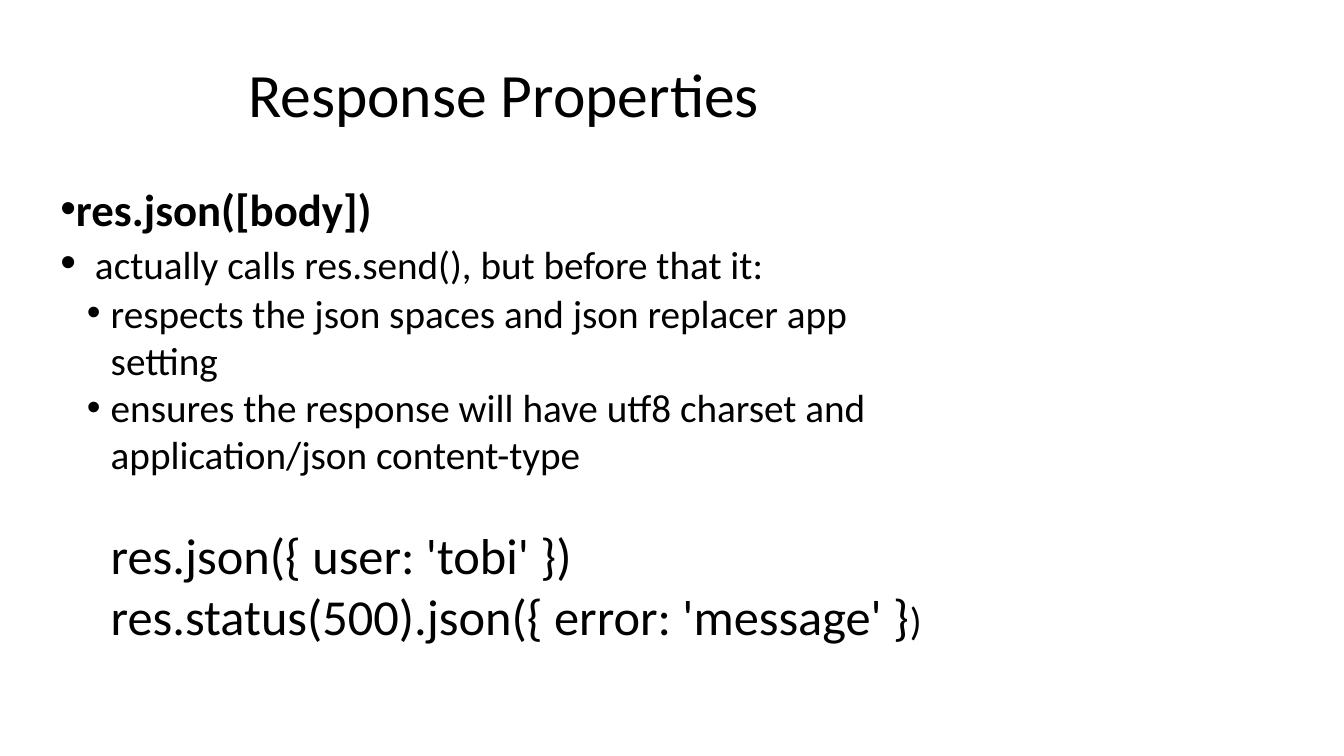
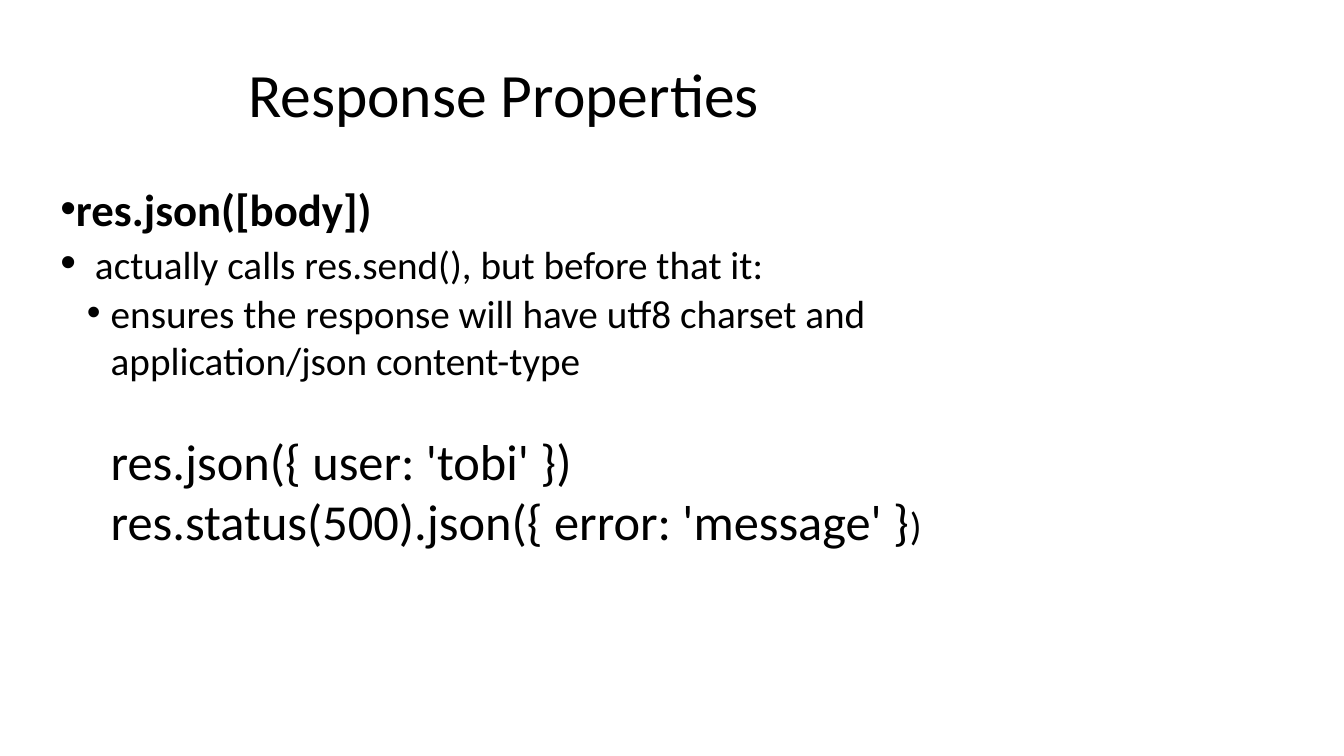
Before and after one commit to diarmuidoconnor/ict-2021, a slide deck: slide 18 of topic09/talk-3/express apis.pptx (slide 15 before the commit). Drawn at 1344x756 pixels with LibreOffice and Linux fonts; fonts in the diff are those of the drawing. Boxes give left, top, right and bottom in pixels: in the first picture for what was removed or moved away, otherwise in the second. Text is boxed around its words. In the diff, an @@ line names an element or a change of style, - is before the commit and + after.

```diff
--- a/topic09/talk-3/express apis.pptx
+++ b/topic09/talk-3/express apis.pptx
@@ text at <box>111,300,847,382</box>: paragraph removed @@
-  • respects the json spaces and json replacer app setting
```
Also in this commit, not shown: 4 other slides changed, 4 slides added, 2 slides removed, 58 other files.
